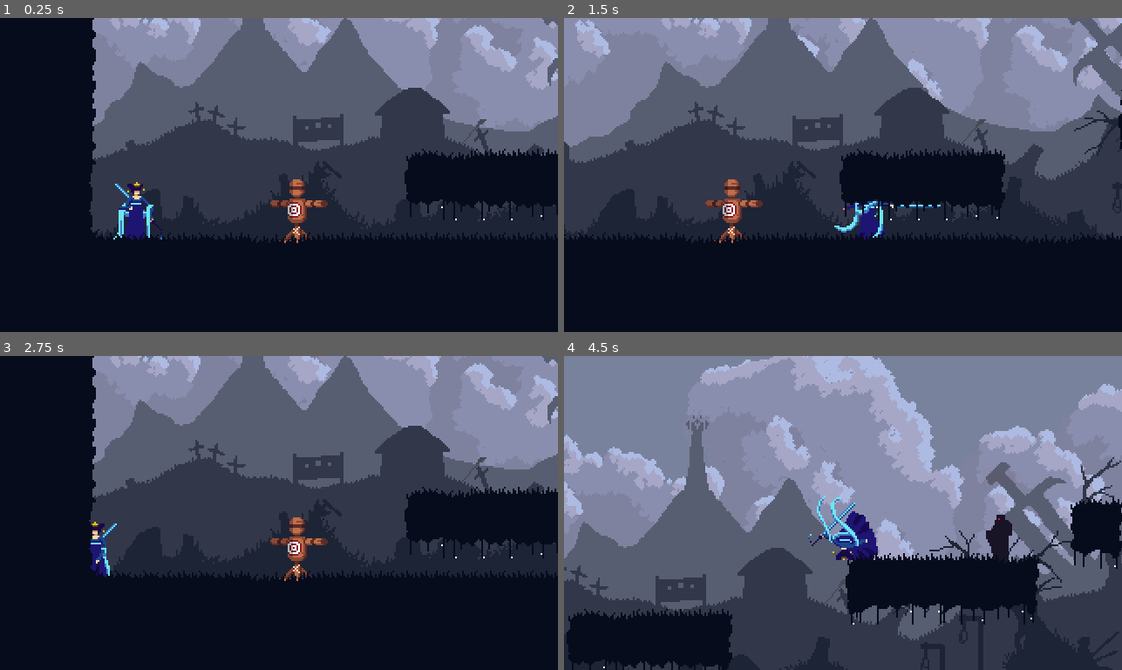
Above: before the commit, frames 1-4 (two rows, left to right).
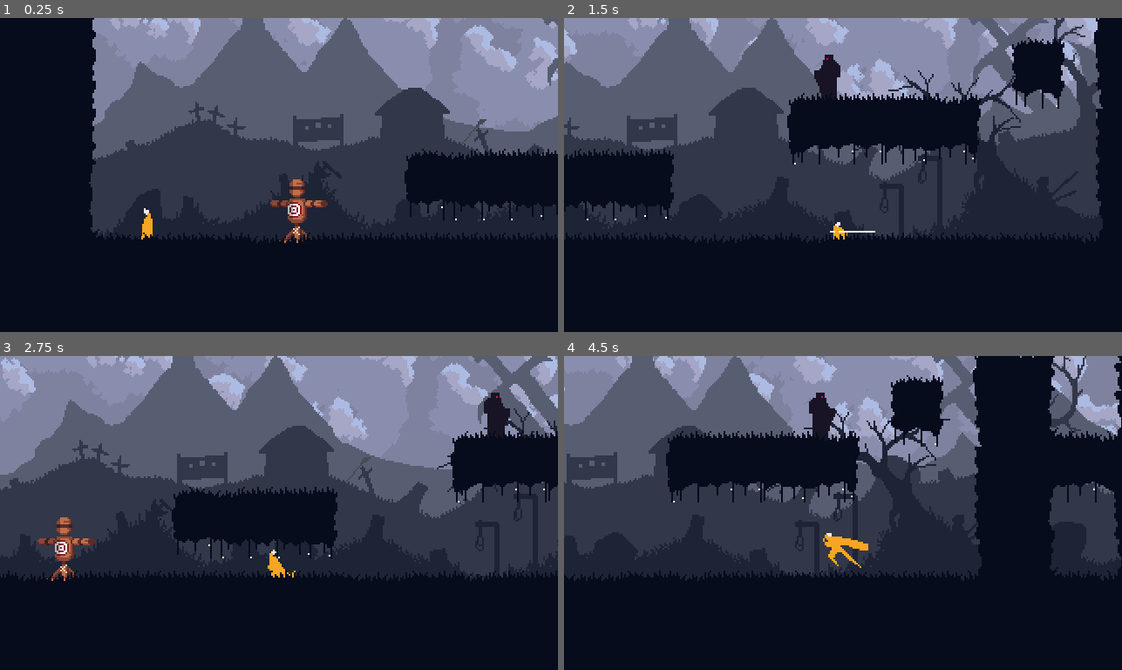
Above: after the commit, the same moments.

Repository: petrik33/bsu-action-platformer
Game: Godot game, scene res://scene/game.tscn
The game is run twice, just before and just after one commit, with the same random seed, the same clock (stepped at 60 frames per second) and the same inputs.
Inputs (mouse positions are in pixels of both pictures, inside the frame that each line leads up to):
- Up to frame 1 (0.25 s): no input
- Up to frame 2 (1.5 s): move the mouse to (965, 159) at 0.52 s; hold D (right) from 0.53 s (still down); tap Shift (roll) at 0.6 s; tap Space (jump) at 0.77 s; move the mouse to (731, 190) at 1.27 s; click (731, 190) at 1.35 s
- Up to frame 3 (2.75 s): tap Space (jump) at 1.52 s; tap Shift (roll) at 1.55, 2.1 s; move the mouse to (334, 443) at 2.02 s; release D (right) at 2.03 s; hold A (left) from 2.03 s (still down)
- Up to frame 4 (4.5 s): move the mouse to (815, 575) at 2.77 s; release A (left) at 2.78 s; hold D (right) 2.78-4.28 s; tap C (sprint) at 2.85 s; tap Space (jump) at 3.02, 3.77 s; tap Shift (roll) at 3.05, 3.8, 4.35 s; move the mouse to (1010, 560) at 3.52 s; tap Z (walk) at 3.6 s; move the mouse to (675, 465) at 4.27 s; hold A (left) from 4.28 s (still down)

The runs differ from the first frame. In frame 1, 0.8% of the frame differs, in the area x 20-30%, y 52-71%; in frame 2, 40%; in frame 3, 43%; in frame 4, 81%, in the area x 0-100%, y 0-100%.

Commit message:
Implement state timers, universal roll state and return old character

Diff:
--- a/scene/character.tscn
+++ b/scene/character.tscn
@@ -9,6 +9,7 @@
 [ext_resource type="Texture2D" uid="uid://c4oxjwmm2o8aq" path="res://asset/texture/character/sword/Attack3.png" id="5_cnvcp"]
 [ext_resource type="PackedScene" uid="uid://df4en8hdjyeb" path="res://scene/character/states/locomotion/grounded.tscn" id="6_5hcsl"]
 [ext_resource type="Script" uid="uid://jr5ukwbmeayd" path="res://script/combat/hit_box.gd" id="6_cnvcp"]
+[ext_resource type="PackedScene" uid="uid://bqxdqohr17scx" path="res://scene/character/hurt_box.tscn" id="7_7s5o7"]
 [ext_resource type="PackedScene" uid="uid://dsjj74yffpddg" path="res://scene/character/states/locomotion/grounded/idle.tscn" id="7_ud0a3"]
 [ext_resource type="PackedScene" uid="uid://bejmpipnu481a" path="res://scene/character/states/locomotion/grounded/move.tscn" id="8_0qvrh"]
 [ext_resource type="PackedScene" uid="uid://bnx84ttdi5rpr" path="res://scene/character/states/locomotion/grounded/move/run.tscn" id="9_a748v"]
@@ -18,6 +19,7 @@
 [ext_resource type="PackedScene" uid="uid://dsflokmpqtns7" path="res://scene/character/states/locomotion/airborne/jump.tscn" id="13_w420j"]
 [ext_resource type="PackedScene" uid="uid://ciuiv751od242" path="res://scene/character/states/locomotion/airborne/fall.tscn" id="14_sdelk"]
 [ext_resource type="PackedScene" uid="uid://c5d84xi7jty73" path="res://scene/character/states/action.tscn" id="15_ckk4y"]
+[ext_resource type="PackedScene" uid="uid://d0cfhvoyngupi" path="res://scene/character/states/action/roll.tscn" id="15_x2uf3"]
 [ext_resource type="PackedScene" uid="uid://rphikkm5thmx" path="res://scene/character/states/action/attack.tscn" id="16_3lse3"]
 [ext_resource type="PackedScene" uid="uid://cl02erl2k84ad" path="res://scene/character/states/action/aim.tscn" id="17_g6y8q"]
 [ext_resource type="PackedScene" uid="uid://t40f4mawxn56" path="res://scene/character/states/incapacitated.tscn" id="18_7u363"]
@@ -163,6 +165,10 @@
 atlas = ExtResource("2_d7vt2")
 region = Rect2(328, 279, 41, 31)
 
+[sub_resource type="AtlasTexture" id="AtlasTexture_3lse3"]
+atlas = ExtResource("2_d7vt2")
+region = Rect2(0, 403, 41, 31)
+
 [sub_resource type="AtlasTexture" id="AtlasTexture_k8rrn"]
 atlas = ExtResource("2_d7vt2")
 region = Rect2(0, 465, 41, 31)
@@ -338,10 +344,6 @@
 [sub_resource type="AtlasTexture" id="AtlasTexture_afs5g"]
 atlas = ExtResource("2_d7vt2")
 region = Rect2(615, 372, 41, 31)
-
-[sub_resource type="AtlasTexture" id="AtlasTexture_3lse3"]
-atlas = ExtResource("2_d7vt2")
-region = Rect2(0, 403, 41, 31)
 
 [sub_resource type="AtlasTexture" id="AtlasTexture_g6y8q"]
 atlas = ExtResource("2_d7vt2")
@@ -545,6 +547,14 @@
 "loop": false,
 "name": &"attack3",
 "speed": 18.0
+}, {
+"frames": [{
+"duration": 1.0,
+"texture": SubResource("AtlasTexture_3lse3")
+}],
+"loop": true,
+"name": &"dash",
+"speed": 5.0
 }, {
 "frames": [{
 "duration": 1.0,
@@ -1039,6 +1049,9 @@
 
 [sub_resource type="RectangleShape2D" id="RectangleShape2D_x2uf3"]
 size = Vector2(81, 70)
+
+[sub_resource type="RectangleShape2D" id="RectangleShape2D_w420j"]
+size = Vector2(4, 17)
 
 [sub_resource type="Animation" id="Animation_6k5wm"]
 length = 0.001
@@ -1363,10 +1376,12 @@
 &"attack3": SubResource("Animation_cnvcp")
 }
 
-[node name="Character" type="CharacterBody2D" unique_id=213064435 node_paths=PackedStringArray("state_machine", "visuals", "sprite", "animation_player") groups=["player"]]
+[node name="Character" type="CharacterBody2D" unique_id=213064435 node_paths=PackedStringArray("state_machine", "hit_box", "hurt_box", "visuals", "sprite", "animation_player") groups=["player"]]
 collision_layer = 2
 script = ExtResource("1_0qvrh")
 state_machine = NodePath("StateMachine")
+hit_box = NodePath("Visuals/HitBox")
+hurt_box = NodePath("Visuals/HurtBox")
 visuals = NodePath("Visuals")
 sprite = NodePath("Visuals/Base")
 animation_player = NodePath("AnimationPlayer")
@@ -1415,6 +1430,13 @@
 disabled = true
 debug_color = Color(0.7019608, 0.1764706, 0, 0.41960785)
 
+[node name="HurtBox" parent="Visuals" unique_id=1404215644 instance=ExtResource("7_7s5o7")]
+
+[node name="CollisionShape2D" type="CollisionShape2D" parent="Visuals/HurtBox" unique_id=1890025054]
+position = Vector2(1, -8.5)
+shape = SubResource("RectangleShape2D_w420j")
+debug_color = Color(0.5472221, 0.5637772, 0.107845776, 0.41960785)
+
 [node name="AnimationPlayer" type="AnimationPlayer" parent="." unique_id=10964029]
 libraries/ = SubResource("AnimationLibrary_p3t0x")
 
@@ -1425,6 +1447,11 @@
 
 [node name="Locomotion" parent="StateMachine" unique_id=1324174554 instance=ExtResource("5_3fky7")]
 
+[node name="Roll" parent="StateMachine/Locomotion" unique_id=185626220 instance=ExtResource("15_x2uf3")]
+roll_speed = 400.0
+roll_duration = 0.4
+roll_animation = &"dash"
+
 [node name="Grounded" parent="StateMachine/Locomotion" unique_id=2122582834 instance=ExtResource("6_5hcsl")]
 
 [node name="Idle" parent="StateMachine/Locomotion/Grounded" unique_id=1808960593 instance=ExtResource("7_ud0a3")]
@@ -1446,6 +1473,7 @@
 [node name="Action" parent="StateMachine" unique_id=842032143 instance=ExtResource("15_ckk4y")]
 
 [node name="Attack" parent="StateMachine/Action" unique_id=912385043 instance=ExtResource("16_3lse3")]
+animation_time = Array[float]([0.4, 0.4, 0.4])
 
 [node name="Aim" parent="StateMachine/Action" unique_id=109740685 instance=ExtResource("17_g6y8q")]
 
--- a/scene/enemies/mage.tscn
+++ b/scene/enemies/mage.tscn
@@ -285,6 +285,7 @@
 shape = SubResource("RectangleShape2D_vxxwj")
 
 [node name="AlertVfx" parent="." unique_id=892914976 instance=ExtResource("7_lkhaw")]
+visible = false
 position = Vector2(0, -40)
 
 [node name="Visual" type="Node2D" parent="." unique_id=538338525]
--- a/scene/game.tscn
+++ b/scene/game.tscn
@@ -6,7 +6,7 @@
 [ext_resource type="Texture2D" uid="uid://c4t7amkr4f87p" path="res://asset/texture/environment/Foreground.png" id="4_qpk70"]
 [ext_resource type="PackedScene" uid="uid://ca4ta3fmrmdte" path="res://scene/enemies/dummy.tscn" id="6_ll5lq"]
 [ext_resource type="TileSet" uid="uid://0i4n4wh6626b" path="res://resource/tileset.tres" id="6_xlg7c"]
-[ext_resource type="PackedScene" uid="uid://b3wc0hno02c02" path="res://scene/water_priestess.tscn" id="7_17rxn"]
+[ext_resource type="PackedScene" uid="uid://dw4q416nx8pd5" path="res://scene/character.tscn" id="7_17rxn"]
 [ext_resource type="PackedScene" uid="uid://cpo4adxkqyhuw" path="res://scene/enemies/mage.tscn" id="7_ll5lq"]
 
 [node name="Game" type="Node2D" unique_id=220446193]
@@ -53,37 +53,27 @@
 
 [node name="Mage" parent="Bodies/Enemies" unique_id=927593917 instance=ExtResource("7_ll5lq")]
 position = Vector2(445, -134)
-gravity = 900.0
-gravity_enabled = true
 
 [node name="Mage2" parent="Bodies/Enemies" unique_id=475991854 instance=ExtResource("7_ll5lq")]
 position = Vector2(1016, -54)
-gravity = 900.0
-gravity_enabled = true
 
 [node name="Mage3" parent="Bodies/Enemies" unique_id=715703955 instance=ExtResource("7_ll5lq")]
 position = Vector2(1434, -56)
-gravity = 900.0
-gravity_enabled = true
 
 [node name="Mage4" parent="Bodies/Enemies" unique_id=1894983812 instance=ExtResource("7_ll5lq")]
 position = Vector2(1756, -58)
-gravity = 900.0
-gravity_enabled = true
 
 [node name="Mage5" parent="Bodies/Enemies" unique_id=1885897608 instance=ExtResource("7_ll5lq")]
 position = Vector2(2137, -58)
-gravity = 900.0
-gravity_enabled = true
 
 [node name="Dummy" parent="Bodies/Enemies" unique_id=1200216083 instance=ExtResource("6_ll5lq")]
 position = Vector2(170, -54)
 
-[node name="WaterPriestess" parent="Bodies" unique_id=1544133711 instance=ExtResource("7_17rxn")]
-position = Vector2(78, -53)
+[node name="Character" parent="Bodies" unique_id=213064435 instance=ExtResource("7_17rxn")]
+position = Vector2(84, -60)
 
-[node name="Camera2D" type="Camera2D" parent="Bodies/WaterPriestess" unique_id=745299939]
-position = Vector2(0, -32)
+[node name="Camera2D" type="Camera2D" parent="Bodies/Character" unique_id=745299939]
+position = Vector2(1, -18)
 zoom = Vector2(2, 2)
 limit_left = 0
 limit_bottom = 0
--- a/scene/water_priestess.tscn
+++ b/scene/water_priestess.tscn
@@ -1106,6 +1106,5 @@
 [node name="Incapacitated" parent="StateMachine" unique_id=740572724 instance=ExtResource("173_rr87g")]
 
 [node name="Hurt" parent="StateMachine/Incapacitated" unique_id=33714673 instance=ExtResource("174_2d3a3")]
-knockback_resist = null
 
 [node name="Death" parent="StateMachine/Incapacitated" unique_id=1468380441 instance=ExtResource("175_exqgt")]
--- a/script/character/states/locomotion/roll.gd
+++ b/script/character/states/locomotion/roll.gd
@@ -1,6 +1,7 @@
 extends GameCharacterStateBase
 
 @export var roll_speed: float = 300.0
+@export var roll_duration: float = 0.5
 @export var roll_animation: StringName = &"roll"
 @export var invulnerable_during_roll: bool = true
 
@@ -16,20 +17,18 @@
 	if invulnerable_during_roll:
 		game_character.set_invulnerable(true)
 
-	game_character.animation_finished.connect(_on_character_animation_finished)
 	game_character.play_animation(roll_animation)
+	_state_timer(roll_duration, _on_finished)
 
 
 func exit() -> void:
-	game_character.animation_finished.disconnect(_on_character_animation_finished)
-
 	if invulnerable_during_roll:
 		game_character.set_invulnerable(false)
 
 	game_character.unlock_movement()
 
 
-func _on_character_animation_finished() -> void:
+func _on_finished() -> void:
 	if character.is_on_floor():
 		_transition(&"Idle")
 	else:
--- a/script/fsm/machine.gd
+++ b/script/fsm/machine.gd
@@ -9,12 +9,21 @@
 var active_path: Array[CharacterStateBase] = []
 
 
+func is_active(state_name: StringName) -> bool:
+	for state in active_path:
+		if state.name == state_name:
+			return true
+	return false
+
 func initialize(character: CharacterBody2D) -> void:
 	for child in find_children("*", "CharacterStateBase"):
 		var state = child as CharacterStateBase
 		states[state.name] = state
 		state.init(character)
 		state.transition_requested.connect(request_transition)
+		state.timer_requested.connect(
+			func(time, callable): _on_state_timer_requested(state.name, time, callable)
+		)
 	if initial != null:
 		transition_to(initial)
 
@@ -78,6 +87,13 @@
 	return result
 
 
+func _on_state_timer_requested(state_name: StringName, time: float, callable: Callable):
+	get_tree().create_timer(time, false).timeout.connect(func():
+		if not is_active(state_name):
+			return
+		callable.call()
+	)
+
 func _evaluate_active_path_reverse(action: Callable) -> StringName:
 	for i in range(active_path.size() - 1, -1, -1):
 		var requested: StringName = action.call(active_path[i])
--- a/script/fsm/state_base.gd
+++ b/script/fsm/state_base.gd
@@ -2,6 +2,7 @@
 
 
 signal transition_requested(to: StringName)
+signal timer_requested(time: float, callable: Callable)
 
 
 var character: CharacterBody2D
@@ -27,3 +28,6 @@
 
 func _transition(to: StringName):
 	transition_requested.emit(to)
+
+func _state_timer(time: float, callable: Callable):
+	timer_requested.emit(time, callable)
